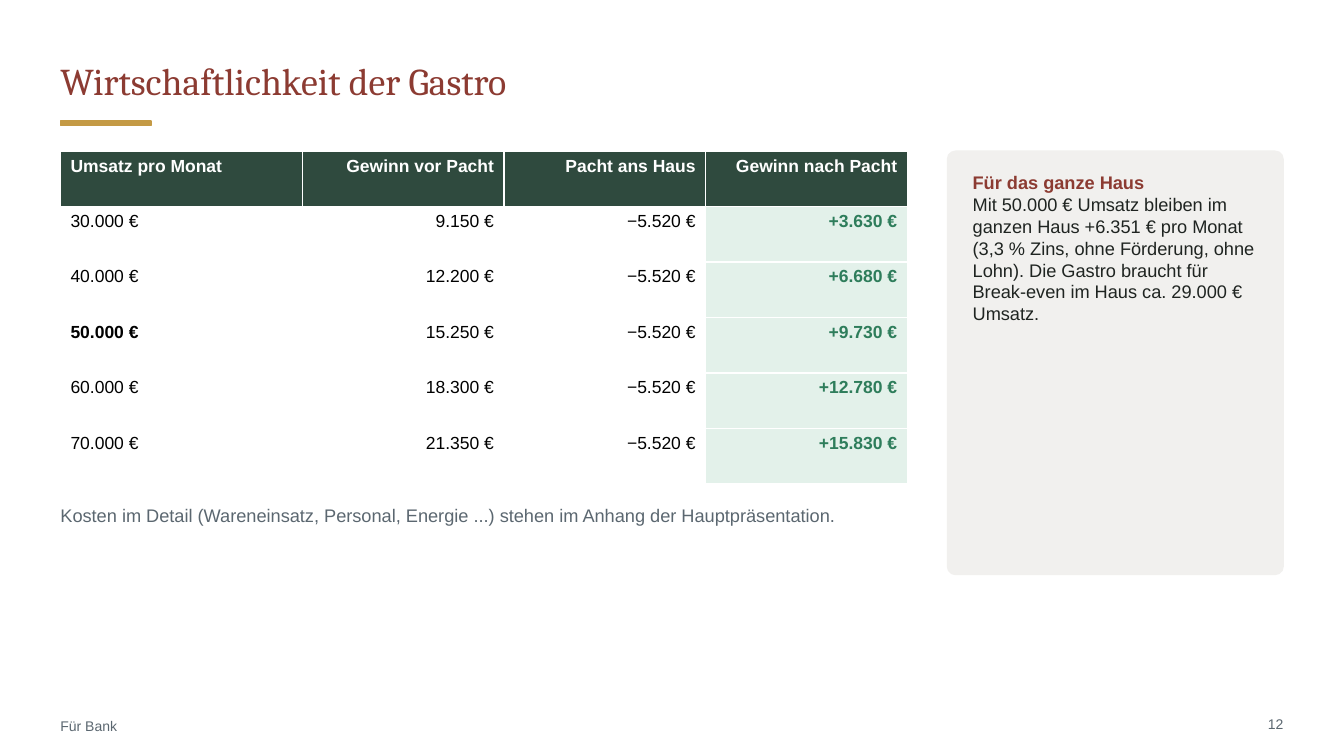
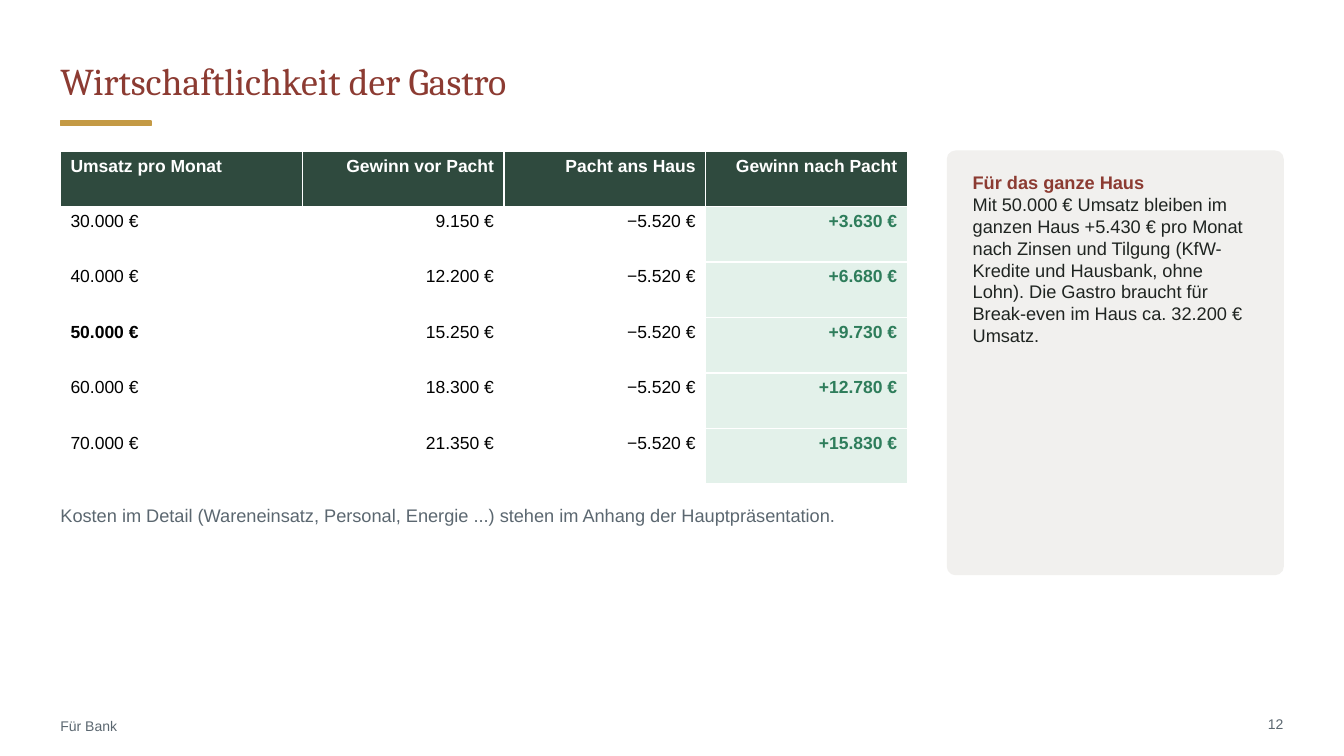
Before and after one commit to CartoonUsername/bau-projekt, a slide deck: slide 12 of praesentation/Neue-Mitte-Werlte_Baufeld3_Gastro-Konzept.pptx. Drawn at 1344x756 pixels with LibreOffice and Linux fonts; fonts in the diff are those of the drawing. Boxes give left, top, right and bottom in pixels: in the first picture for what was removed or moved away, otherwise in the second. Text is boxed around its words. In the diff, an @@ line names an element or a change of style, - is before the commit and + after.

```diff
--- a/praesentation/Neue-Mitte-Werlte_Baufeld3_Gastro-Konzept.pptx
+++ b/praesentation/Neue-Mitte-Werlte_Baufeld3_Gastro-Konzept.pptx
@@ text at (x1=973, y1=197, x2=1242, y2=342): text changed @@
-Mit 50.000 € Umsatz bleiben im ganzen Haus +6.351 € pro Monat (3,3 % Zins, ohne Förderung, ohne Lohn). Die Gastro braucht für Break-even im Haus ca. 29.000 € Umsatz.
+Mit 50.000 € Umsatz bleiben im ganzen Haus +5.430 € pro Monat nach Zinsen und Tilgung (KfW-Kredite und Hausbank, ohne Lohn). Die Gastro braucht für Break-even im Haus ca. 32.200 € Umsatz.
```
Also in this commit, not shown: 24 other files.
